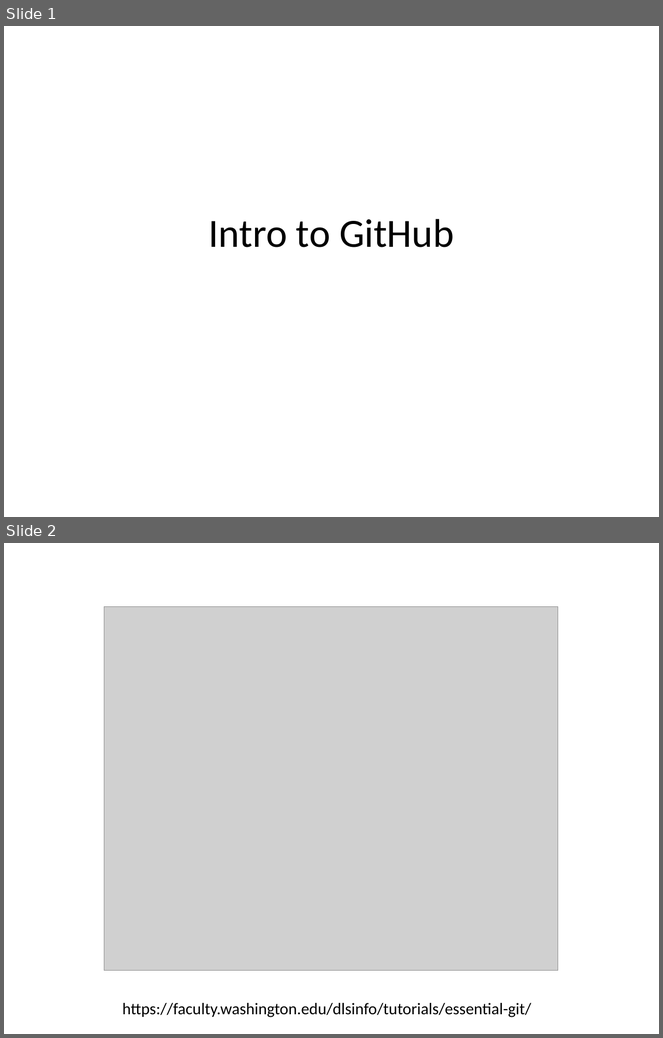
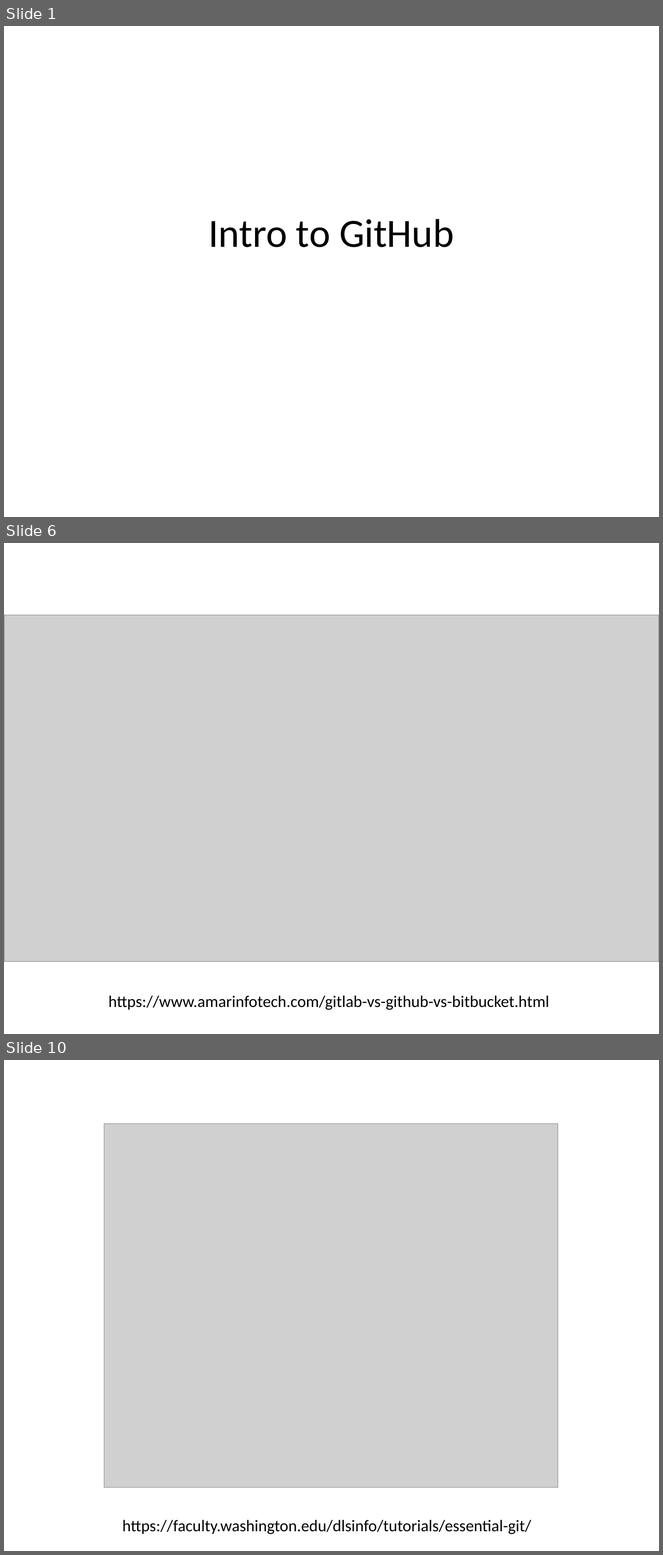
Before and after one commit to humanitiesprogramming/slides, a slide deck: 2018/misc/GitHub Intro.pptx. Shown one above the other, each under a label of ours: slides 1 and 2 before the commit, slides 1, 6 and 10 after it; the slides between them are not shown. The pictures are 663x1038 and 663x1555 pixels, drawn with LibreOffice and Linux fonts; fonts in the diff are those of the drawing; grey boxes stand for pictures. Boxes give left, top, right and bottom in pixels: in the first picture for what was removed or moved away, otherwise in the second. Text is boxed around its words. In the diff, an @@ line names an element or a change of style, - is before the commit and + after.

```diff
--- a/2018/misc/GitHub Intro.pptx
+++ b/2018/misc/GitHub Intro.pptx
@@ slide 6 added at (4, 543, 659, 1034), background #FFFFFF @@
@@ picture added at (4, 615, 659, 962) @@
@@ text added at (109, 996, 549, 1010), 18 pt, text #000000 @@
+https://www.amarinfotech.com/gitlab-vs-github-vs-bitbucket.html
@@ what was slide 2 is now slide 10 @@
```
Also in this commit, not shown: 10 other slides added.
